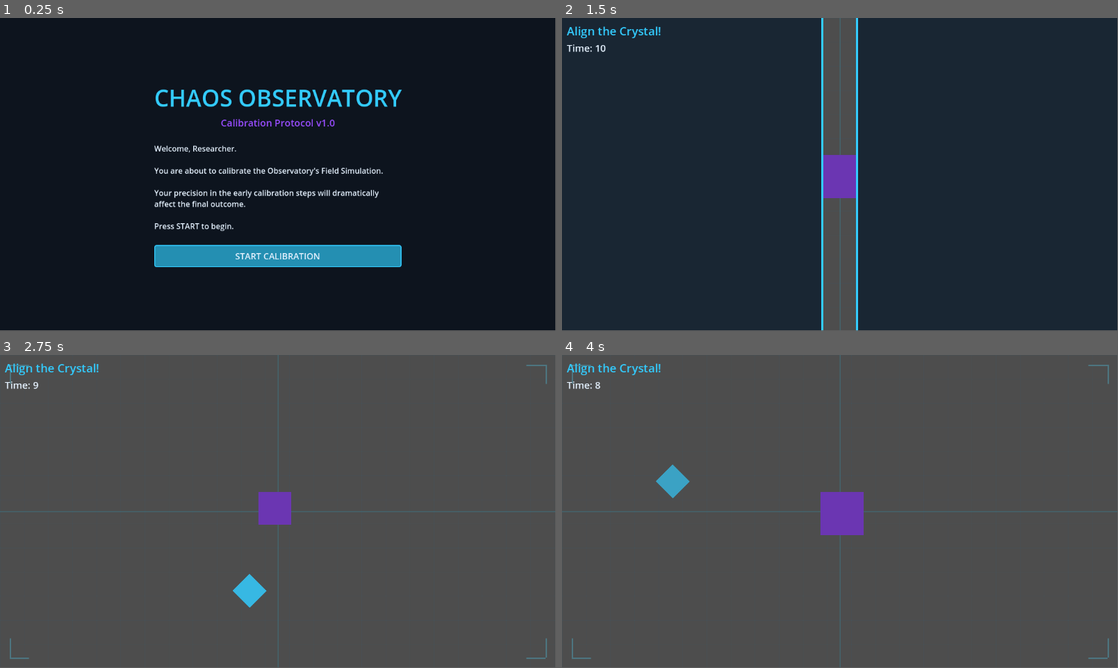
Above: before the commit, frames 1-4 (two rows, left to right).
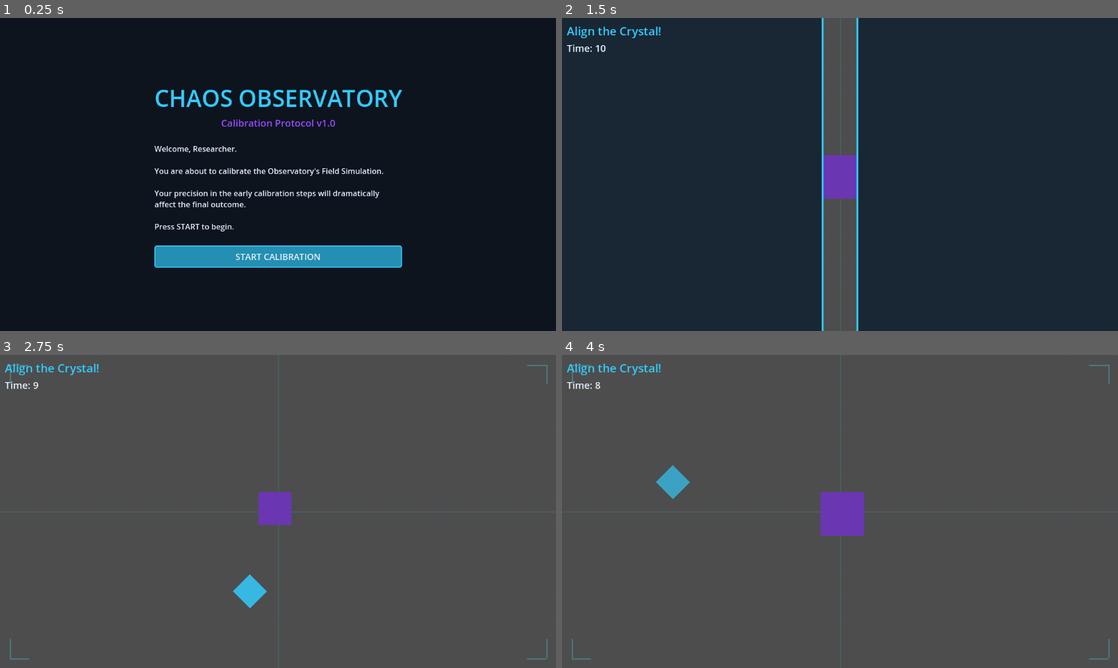
Above: after the commit, the same moments.

Repository: jmramos123/Chaos-Observatory
Game: Godot game, scene res://scenes/main/Main.tscn
Two runs of this game, one before a commit and one after it. Both use one fixed random seed, a clock stepped at 60 frames per second and the inputs below.
Inputs (mouse positions are in pixels of both pictures, inside the frame that each line leads up to):
- Up to frame 1 (0.25 s): no input
- Up to frame 2 (1.5 s): click "START CALIBRATION" at 0.5 s; move the mouse to (962, 158) at 1.27 s; click (962, 158) at 1.42 s
- Up to frame 3 (2.75 s): drag from (166, 527) to (250, 574) at 2.02 s
- Up to frame 4 (4 s): tap Enter at 2.75 s; move the mouse to (895, 442) at 2.77 s; click (895, 442) at 2.92 s; tap Space at 3.5 s; drag from (812, 574) to (673, 464) at 3.52 s
In our replay, the window is 799x449 before the commit and 800x450 after it. These sizes can differ from the game's own. Grey fills any space a smaller window leaves; there, only what the larger window draws over its background counts as a difference.

The runs differ from the first frame. In frame 1, 2.8% of the frame differs, in the area x 27-73%, y 22-80%; in frame 2, 0.6%; in frame 3, 0.2%; in frame 4, 0.2%.

Commit message:
Fix canvas positioning and scaling 1

Diff:
--- a/project.godot
+++ b/project.godot
@@ -19,6 +19,14 @@
 
 FieldManager="*res://scripts/FieldManager.gd"
 
+[display]
+
+window/size/viewport_width=1152
+window/size/viewport_height=648
+window/size/mode=2
+window/size/resizable=true
+window/stretch/mode="viewport"
+
 [rendering]
 
 renderer/rendering_method="gl_compatibility"
Not shown, changed: export_presets.cfg
